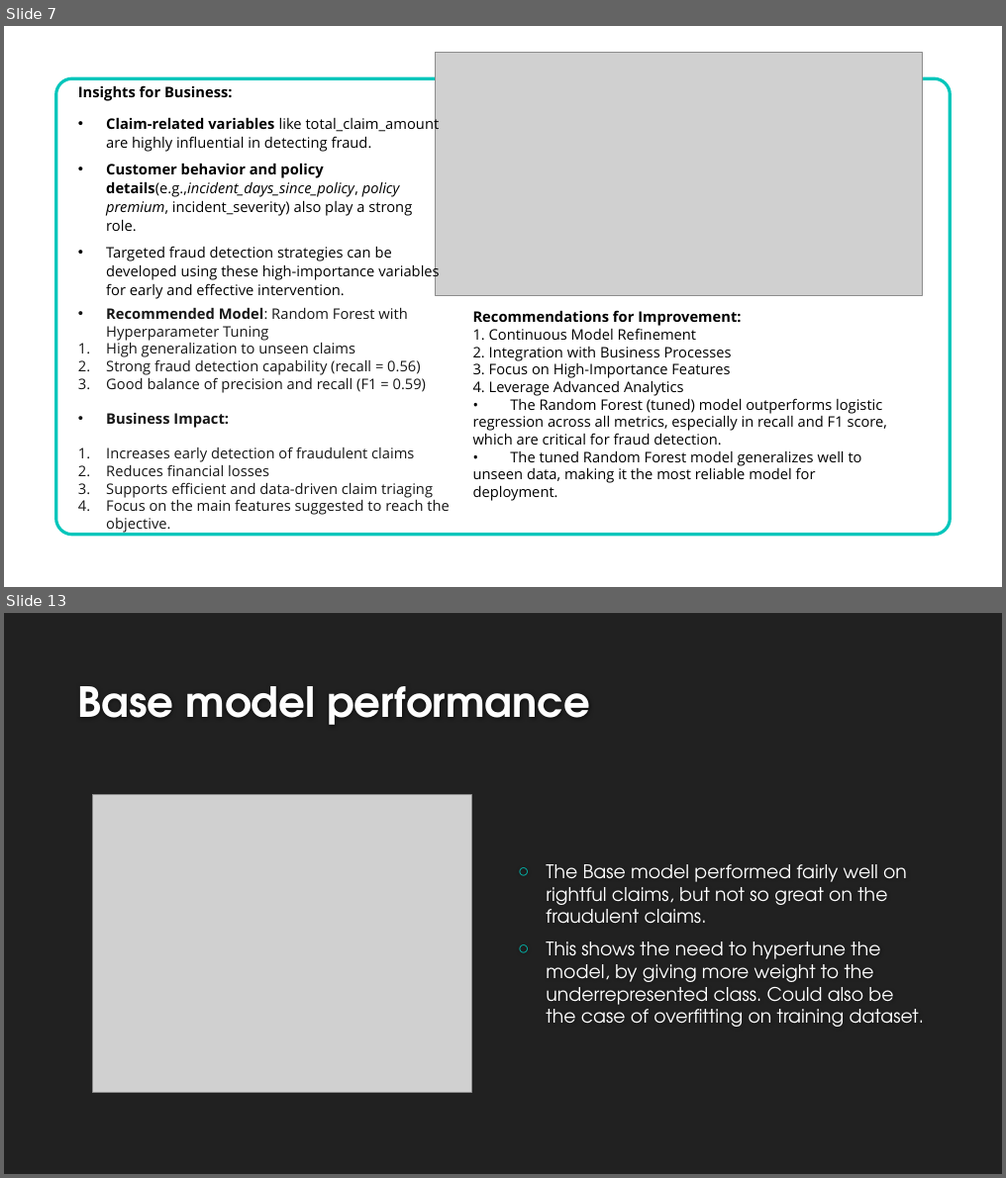
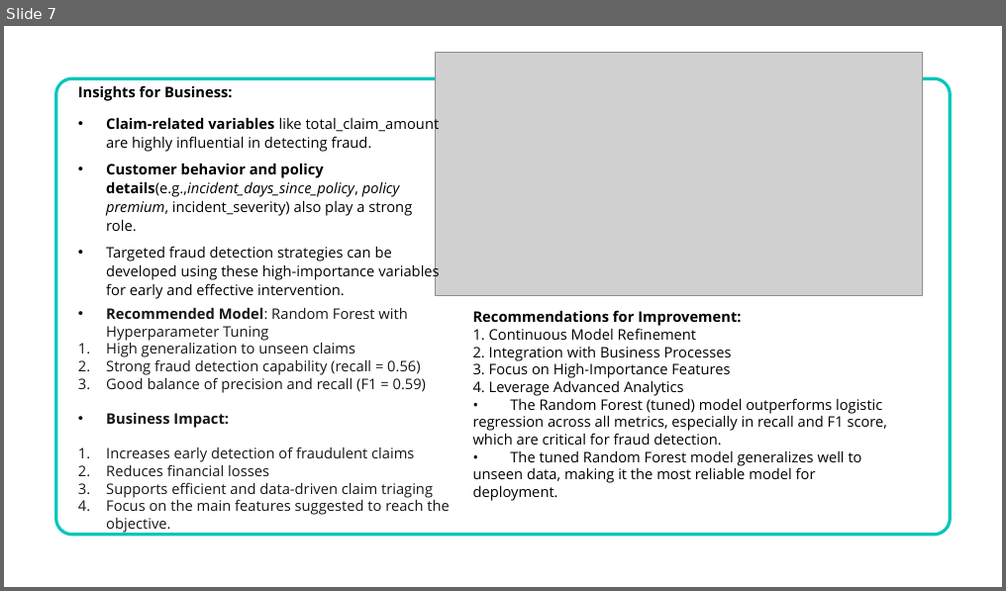
Before and after one commit to AshwiniA/Insurance-Fraud, a slide deck: Fraudulent Claim Detection_Final.pptx. Shown one above the other, each under a label of ours: slides 7 and 13 before the commit, slide 7 after it; the slides between them are not shown. The pictures are 1006x1178 and 1006x591 pixels, drawn with LibreOffice and Linux fonts; fonts in the diff are those of the drawing; grey boxes stand for pictures; background and template pictures are left out. Boxes give left, top, right and bottom in pixels: in the first picture for what was removed or moved away, otherwise in the second. Text is boxed around its words. In the diff, an @@ line names an element or a change of style, - is before the commit and + after.

```diff
--- a/Fraudulent Claim Detection_Final.pptx
+++ b/Fraudulent Claim Detection_Final.pptx
@@ slide 13 removed at [4, 613, 1002, 1174], background #212121 @@
@@ title removed at [78, 686, 590, 725] @@
-Base model performance
@@ picture removed at [92, 795, 471, 1093] @@
@@ text removed at [546, 864, 924, 1027] @@
-○ The Base model performed fairly well on rightful claims, but not so great on the fraudulent claims.
-○ This shows the need to hypertune the model, by giving more weight to the underrepresented class. Could also be the case of overfitting on training dataset.
```
Also in this commit, not shown: 9 other slides removed.
